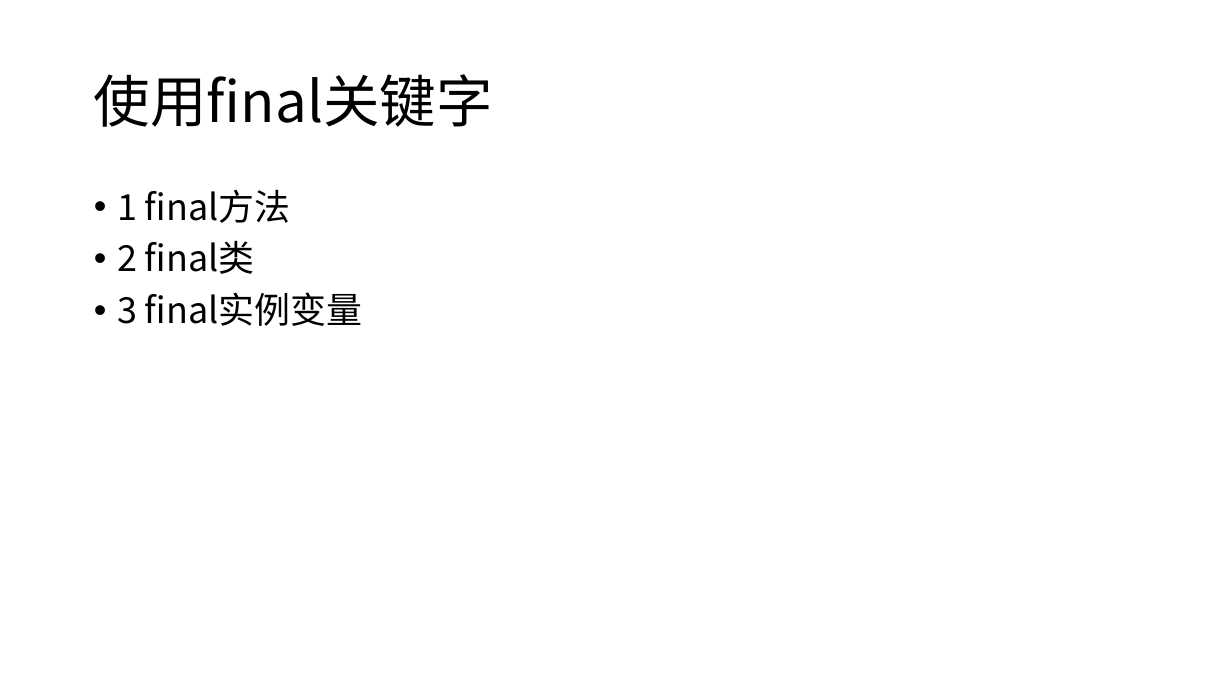
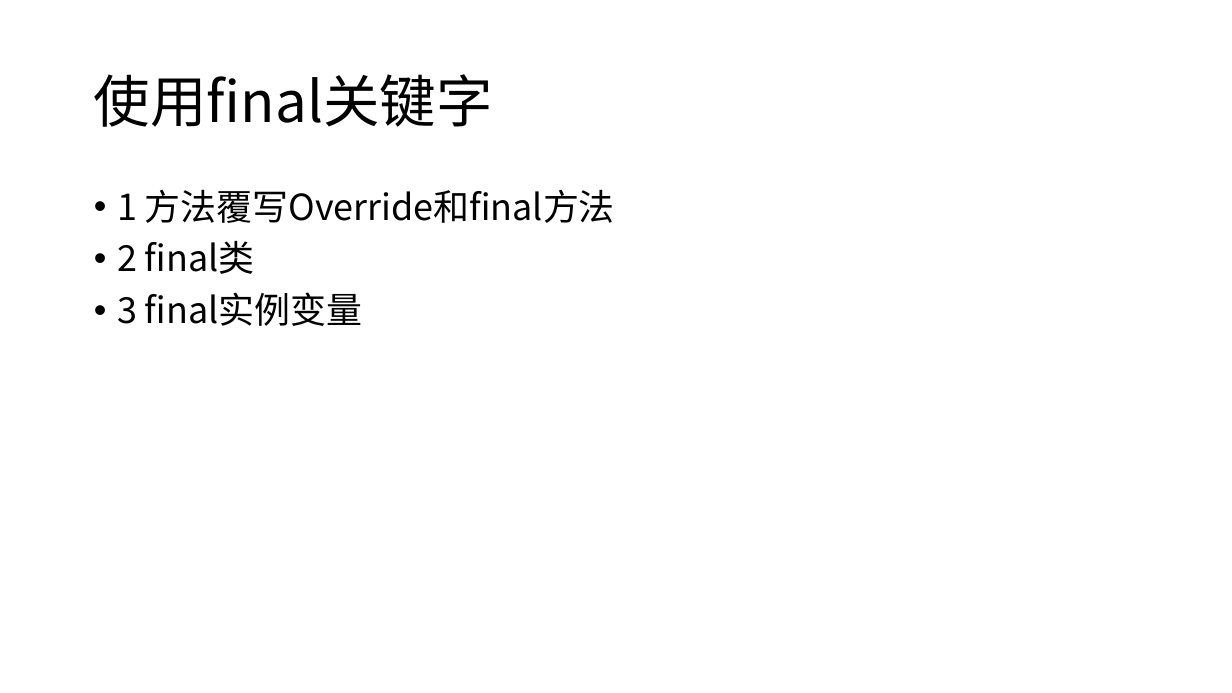
Before and after one commit to xiaozhiliaoo/my-slides, a slide deck: slide 27 of J2EE设计和编码指南.pptx (slide 20 before the commit). Drawn at 1232x693 pixels with LibreOffice and Linux fonts; fonts in the diff are those of the drawing. Boxes give left, top, right and bottom in pixels: in the first picture for what was removed or moved away, otherwise in the second. Text is boxed around its words. In the diff, an @@ line names an element or a change of style, - is before the commit and + after.

```diff
--- a/J2EE设计和编码指南.pptx
+++ b/J2EE设计和编码指南.pptx
@@ text at (117,189,615,223): text changed @@
-• 1 final方法
+• 1 方法覆写Override和final方法
```
Also in this commit, not shown: 15 other slides changed, 11 slides added, 1 slide removed, 1 other file.
